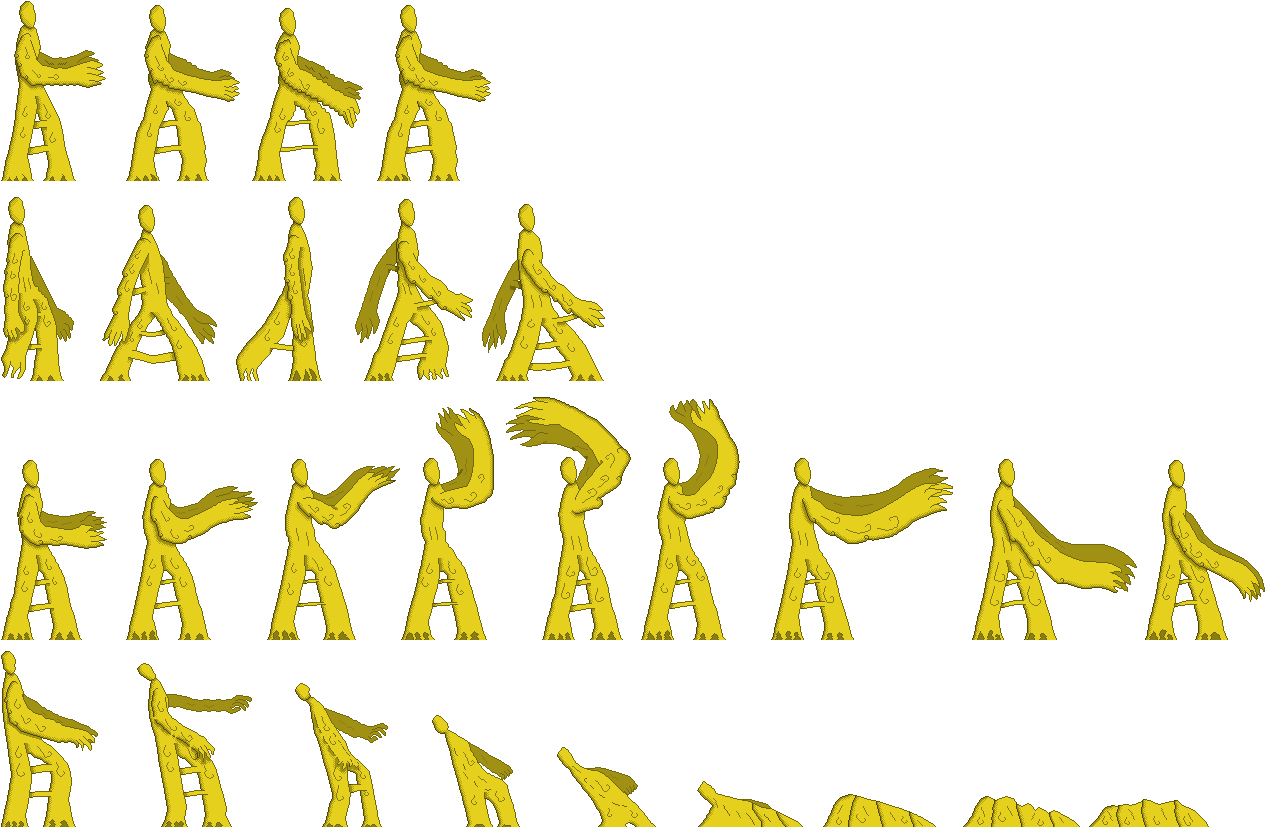
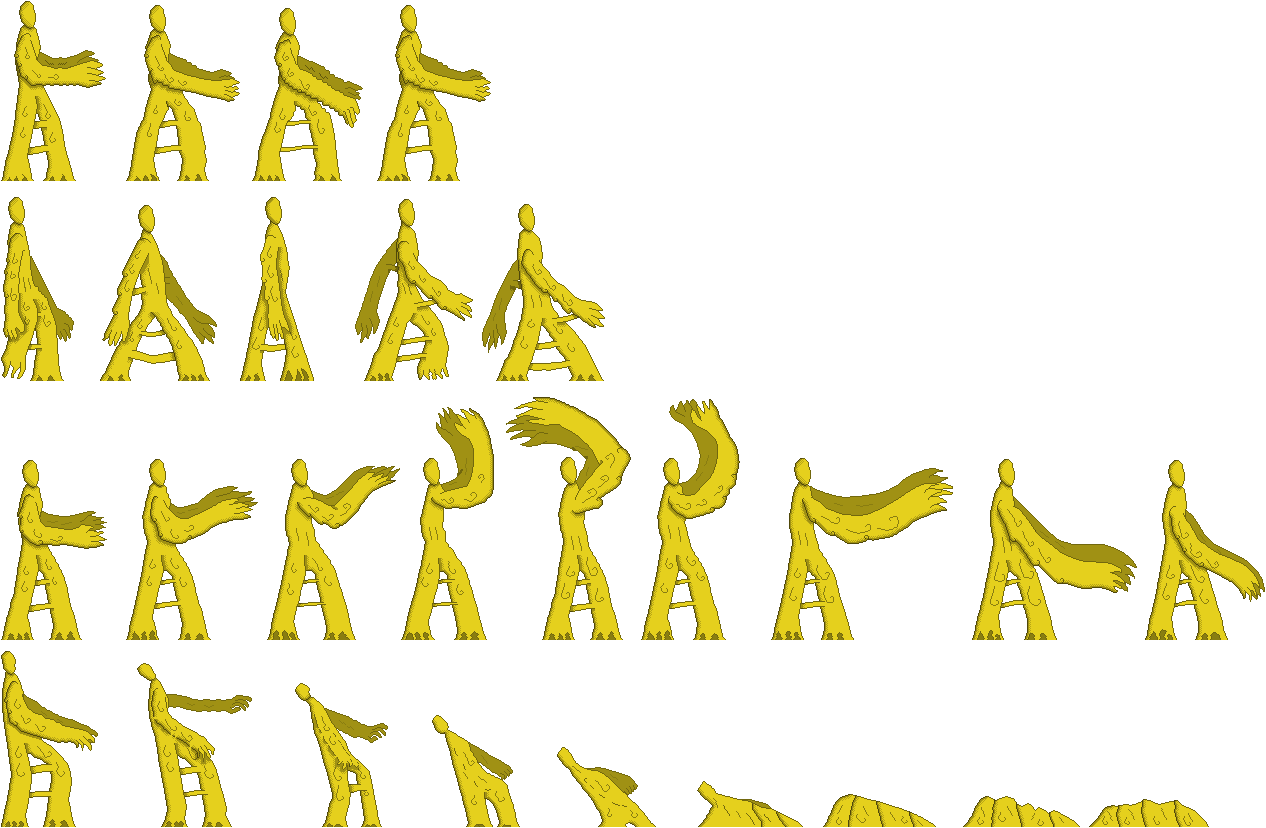
Two versions of the same layered image (1266 x 828). Layer-by-layer changes:
removed group "3" (2nd of 3, in "Andar") (7 layers) from group "Andar" over (236, 197, 322, 381)
removed layer "Layer 117" (2nd of 2, in "Andar" › "3") (was 20%) from group "3" over (293, 224, 300, 228)
removed layer "Layer 116" (2nd of 2, in "Andar" › "3") (was 30%) from group "3" over (294, 222, 300, 226)
removed layer "Layer 33" (was 50%) from group "3" over (236, 197, 322, 381)
removed layer "Layer 37" (was 20%) from group "3" over (238, 197, 313, 381)
removed layer "Layer 36" (was 30%) from group "3" over (236, 197, 313, 381)
removed layer "Layer 35" (was 40%) from group "3" over (264, 248, 316, 381)
removed layer "Layer 34" from group "3" over (236, 197, 322, 381)
added layer "3" (2nd of 3, in "Andar") in group "Andar" over (240, 197, 314, 381)
